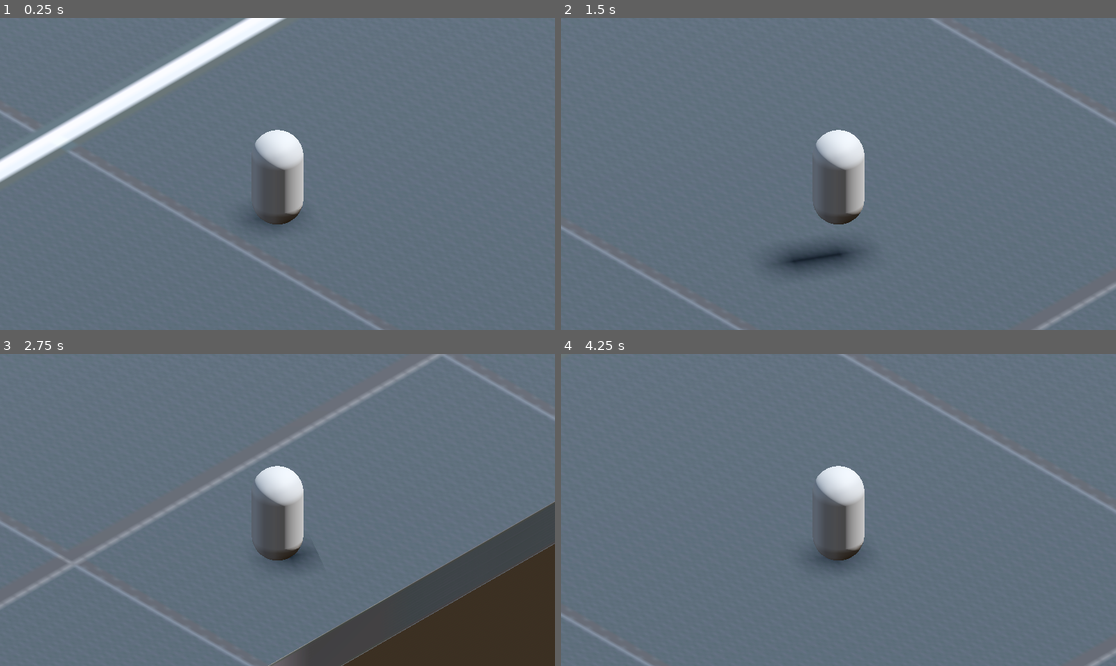
Above: before the commit, frames 1-4 (two rows, left to right).
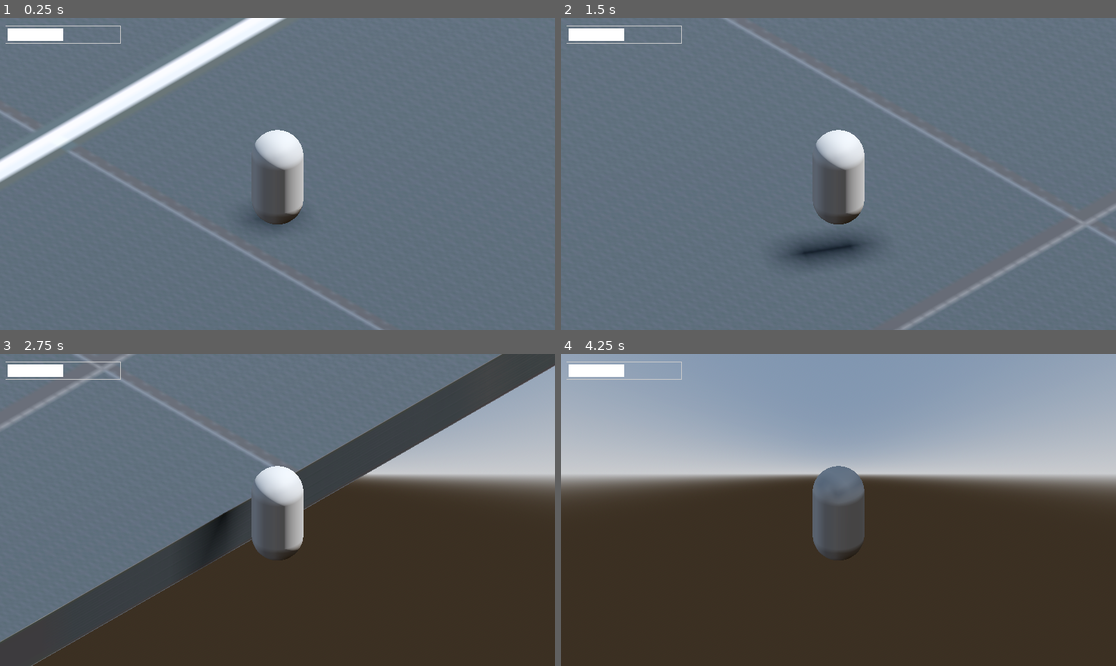
Above: after the commit, the same moments.

Repository: yashGhela/blame
Game: Godot game, scene res://levels/lab.tscn
Two runs of this game, one before a commit and one after it. Both use one fixed random seed, a clock stepped at 60 frames per second and the inputs below. The project has no main scene, so this scene is started directly.
Inputs (mouse positions are in pixels of both pictures, inside the frame that each line leads up to):
- Up to frame 1 (0.25 s): no input
- Up to frame 2 (1.5 s): tap Enter at 0.5 s; move the mouse to (960, 158) at 0.52 s; hold D (right) 0.53-1.28 s; right-click (960, 158) at 0.6 s; tap Space (jump) at 0.77 s; move the mouse to (727, 189) at 1.27 s; hold S (back) from 1.28 s (still down); tap Q (dash, bound only before the commit) at 1.35 s
- Up to frame 3 (2.75 s): tap Space (jump) at 1.52 s; move the mouse to (333, 441) at 2.02 s; release S (back) at 2.03 s; hold D (right) from 2.03 s (still down); right-click (333, 441) at 2.1 s
- Up to frame 4 (4.25 s): move the mouse to (810, 572) at 2.77 s; release D (right) at 2.78 s; hold W (forward) 2.78-3.53 s; tap Q (dash, bound only before the commit) at 2.85 s; tap Space (jump) at 3.02, 3.77 s; move the mouse to (1005, 556) at 3.52 s; hold A (left) from 3.53 s (still down); right-click (1005, 556) at 3.6 s

The runs differ from the first frame. In frame 1, 0.5% of the frame differs, in the area x 1-22%, y 2-9%; in frame 2, 3.1%; in frame 3, 51%; in frame 4, 98%, in the area x 0-100%, y 0-100%.

Commit message:
working on the chat system

Diff:
--- /dev/null
+++ b/gameplay-elements/dialog_area.tscn
@@ -0,0 +1,12 @@
+[gd_scene format=3 uid="uid://6k3dmrgn7nen"]
+
+[ext_resource type="Script" uid="uid://crwfept7jje14" path="res://scripts/dialogarea.gd" id="1_80puj"]
+
+[sub_resource type="SphereShape3D" id="SphereShape3D_n3ir1"]
+radius = 0.9228047
+
+[node name="DialogArea" type="Area3D" unique_id=1050050756]
+script = ExtResource("1_80puj")
+
+[node name="CollisionShape3D" type="CollisionShape3D" parent="." unique_id=207862674]
+shape = SubResource("SphereShape3D_n3ir1")
--- a/gameplay-elements/player.tscn
+++ b/gameplay-elements/player.tscn
@@ -7,6 +7,23 @@
 
 [sub_resource type="ConvexPolygonShape3D" id="ConvexPolygonShape3D_1qg6e"]
 points = PackedVector3Array(-0.12520654, -0.532801, -0.4805069, 0.022783129, 0.4760704, 0.49888408, 0.16971254, 0.55914 …(1084 unchanged characters)…
+
+[sub_resource type="StyleBoxFlat" id="StyleBoxFlat_7xu6t"]
+bg_color = Color(0.6, 0.6, 0.6, 0)
+border_width_left = 1
+border_width_top = 1
+border_width_right = 1
+border_width_bottom = 1
+expand_margin_left = 5.0
+expand_margin_top = 5.0
+expand_margin_right = 5.0
+expand_margin_bottom = 5.0
+
+[sub_resource type="StyleBoxFlat" id="StyleBoxFlat_kuag1"]
+bg_color = Color(1, 1, 1, 1)
+
+[sub_resource type="SphereShape3D" id="SphereShape3D_7xu6t"]
+radius = 1.9401652
 
 [node name="Player" type="CharacterBody3D" unique_id=1172021385]
 script = ExtResource("1_7xu6t")
@@ -24,3 +41,20 @@
 transform = Transform3D(0.70710677, -0.4055798, 0.579228, 0, 0.81915206, 0.57357645, -0.70710677, -0.4055798, 0.579228, 8, 8, 8)
 projection = 1
 size = 6.0
+
+[node name="CanvasLayer" type="CanvasLayer" parent="." unique_id=1869511890]
+
+[node name="health bar" type="ProgressBar" parent="CanvasLayer" unique_id=230488695]
+offset_left = 16.0
+offset_top = 21.0
+offset_right = 246.0
+offset_bottom = 48.0
+theme_override_styles/background = SubResource("StyleBoxFlat_7xu6t")
+theme_override_styles/fill = SubResource("StyleBoxFlat_kuag1")
+value = 50.0
+show_percentage = false
+
+[node name="InteractionZone" type="Area3D" parent="." unique_id=1056080400]
+
+[node name="CollisionShape3D" type="CollisionShape3D" parent="InteractionZone" unique_id=2059397340]
+shape = SubResource("SphereShape3D_7xu6t")
--- a/project.godot
+++ b/project.godot
@@ -13,6 +13,10 @@
 config/name="blame"
 config/features=PackedStringArray("4.6", "Forward Plus")
 config/icon="res://icon.svg"
+
+[autoload]
+
+Signalbus="*uid://b04r1bla6mie4"
 
 [input]
 
@@ -43,7 +47,7 @@
 }
 dash={
 "deadzone": 0.2,
-"events": [Object(InputEventKey,"resource_local_to_scene":false,"resource_name":"","device":-1,"window_id":0,"alt_pressed":false,"shift_pressed":false,"ctrl_pressed":false,"meta_pressed":false,"pressed":false,"keycode":0,"physical_keycode":81,"key_label":0,"unicode":113,"location":0,"echo":false,"script":null)
+"events": [Object(InputEventMouseButton,"resource_local_to_scene":false,"resource_name":"","device":-1,"window_id":0,"alt_pressed":false,"shift_pressed":false,"ctrl_pressed":false,"meta_pressed":false,"button_mask":0,"position":Vector2(0, 0),"global_position":Vector2(0, 0),"factor":1.0,"button_index":2,"canceled":false,"pressed":false,"double_click":false,"script":null)
 ]
 }
 
--- /dev/null
+++ b/scripts/dialogarea.gd
@@ -0,0 +1,78 @@
+extends CanvasLayer
+
+@export_file("*json") var scene_text_file: String
+
+var scene_text: Dictionary = {}
+var selected_text: Array = []
+@onready var textspopup: CanvasLayer = $"."
+@onready var textmsgportal: ColorRect = $textmsgportal
+@onready var scroll_container: ScrollContainer = $textmsgportal/MarginContainer/ScrollContainer
+var in_progress: bool = false
+
+@onready var message_container: VBoxContainer = $textmsgportal/MarginContainer/ScrollContainer/message_container
+var pending_transition: String = ""
+#we are testing changes here
+func _ready():
+	textmsgportal.visible=false
+	scene_text= load_scene_text()
+	Signalbus.connect("display_chat",Callable(self, "on_display_chats"))
+
+
+func load_scene_text():
+	if FileAccess.file_exists(scene_text_file):
+		var file = FileAccess.open(scene_text_file, FileAccess.READ)
+		var test_json_conv = JSON.new()
+		test_json_conv.parse(file.get_as_text())
+		return test_json_conv.get_data()
+
+func show_text():
+	var current_text = selected_text.pop_front()
+
+
+
+
+func next_line():
+	if selected_text.size() > 0:
+		show_text()
+		scroll_container.get_v_scroll_bar().value = scroll_container.get_v_scroll_bar().max_value
+
+
+	else:
+		finish()
+
+func finish():
+	Signalbus.emit_signal("talkingover")
+	for child in message_container.get_children():
+		child.queue_free()
+
+	textmsgportal.visible = false
+	in_progress = false
+
+	if pending_transition:
+			match pending_transition:
+				"level_1":
+					get_tree().change_scene_to_file("res://levels/level_1.tscn")
+				"main_menu":
+					get_tree().change_scene_to_file("res://levels/main_menu.tscn")
+
+
+
+
+
+
+
+func on_display_chats(text_key):
+	if in_progress:
+		next_line()
+	else:
+		print("This is the text key: ", text_key)
+
+		for child in message_container.get_children():
+			child.queue_free()
+
+
+
+		textmsgportal.visible = true
+		in_progress = true
+		selected_text = scene_text[text_key].duplicate()
+		show_text()
--- a/scripts/player.gd
+++ b/scripts/player.gd
@@ -1,7 +1,7 @@
 extends CharacterBody3D
 
 
-const SPEED = 7.0
+const SPEED = 9.0
 const JUMP_VELOCITY = 4.5
 
 var is_attacking:=false
--- a/singletons/signalbus.gd
+++ b/singletons/signalbus.gd
@@ -1,4 +1,4 @@
 extends Node
 
-signal display_texts(text_key)
-signal textingover()
+signal display_chat(text_key)
+signal talkingover()
Not shown, added: scripts/dialogarea.gd.uid
